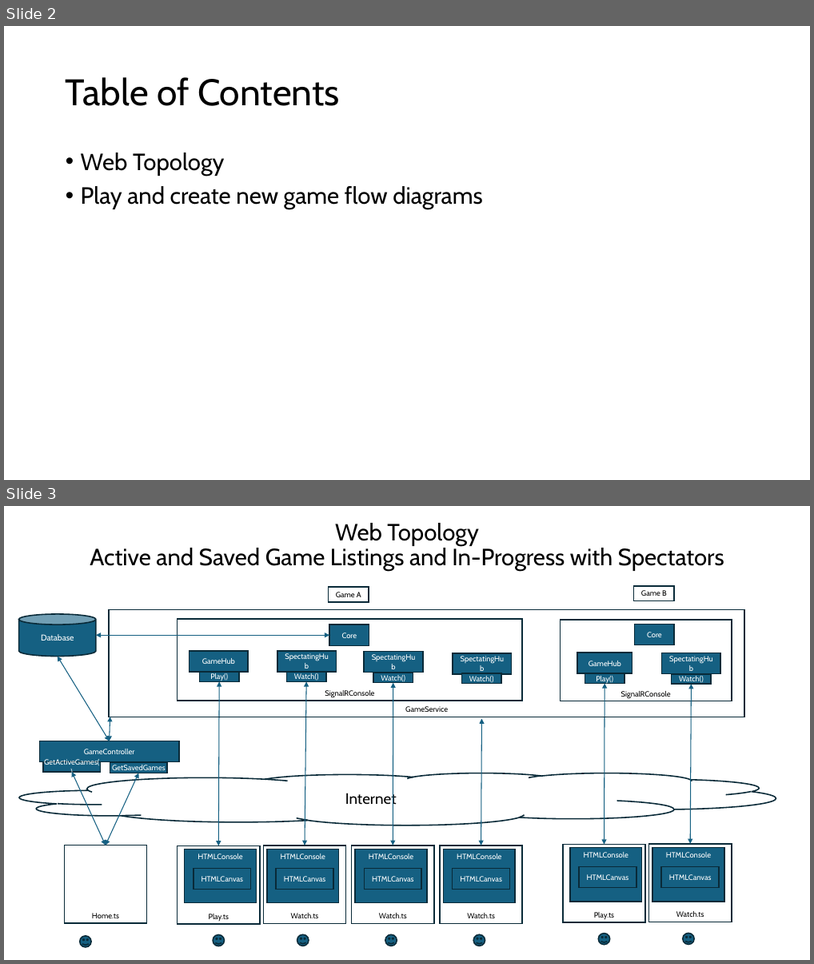
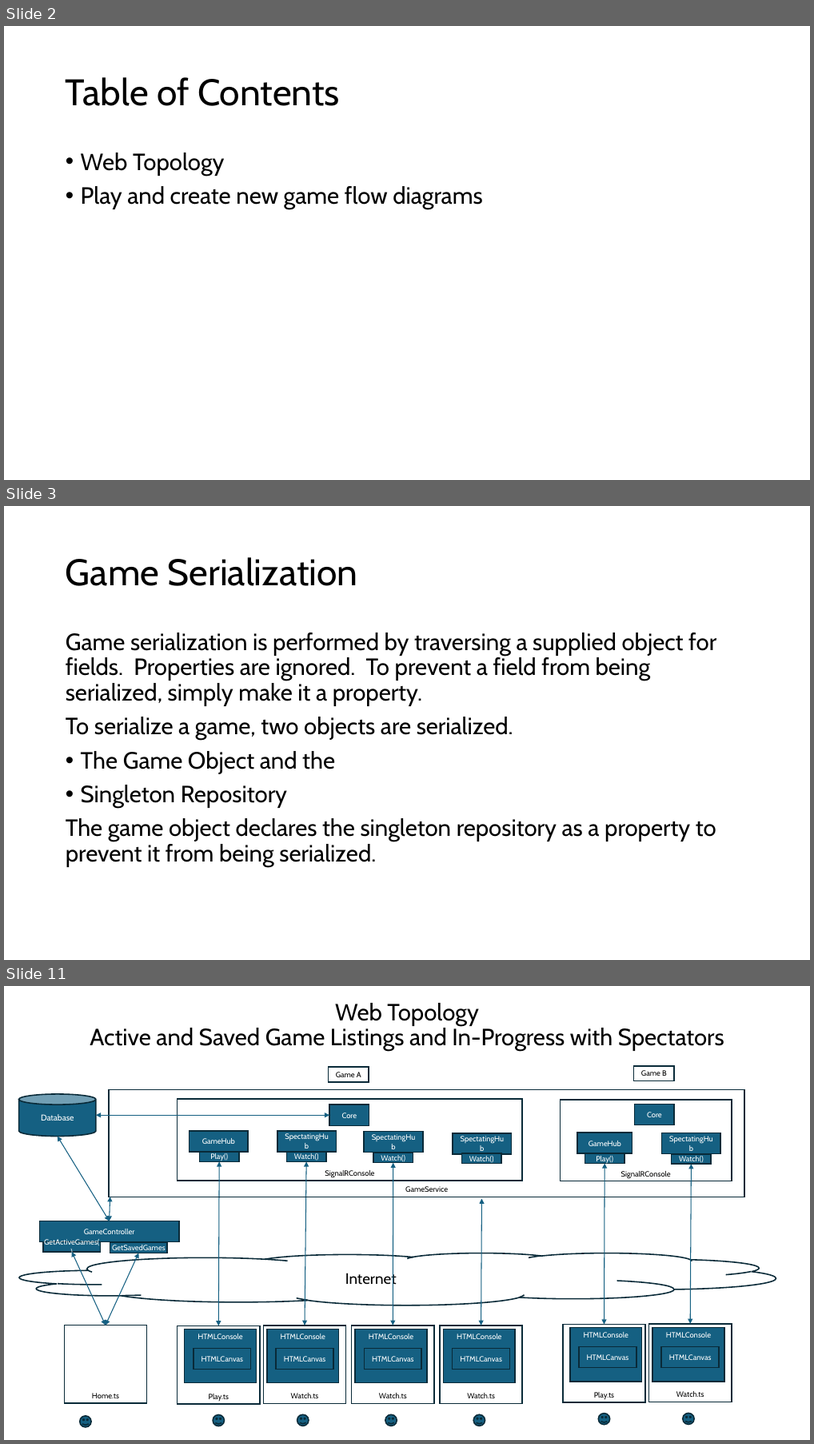
Before and after one commit to marcjohnston/AngbandOS, a slide deck: Documents/Object Property Design and Binding.pptx. Shown one above the other, each under a label of ours: slides 2 and 3 before the commit, slides 2, 3 and 11 after it; the slides between them are not shown. The pictures are 814x964 and 814x1444 pixels, drawn with LibreOffice and Linux fonts; fonts in the diff are those of the drawing. Boxes give left, top, right and bottom in pixels: in the first picture for what was removed or moved away, otherwise in the second. Text is boxed around its words. In the diff, an @@ line names an element or a change of style, - is before the commit and + after.

Commit message:
Updated the Powerpoint with serialization details.

```diff
--- a/Documents/Object Property Design and Binding.pptx
+++ b/Documents/Object Property Design and Binding.pptx
@@ slide 3 added at (4, 506, 810, 960), background #FFFFFF @@
@@ title added at (66, 557, 358, 586), 44 pt, text #000000 @@
+Game Serialization
@@ text added at (66, 632, 717, 867), 28 pt, text #000000 @@
+Game serialization is performed by traversing a supplied object for fields. Properties are ignored. To prevent a field from being serialized, simply make it a property.
+To serialize a game, two objects are serialized.
+• The Game Object and the
+• Singleton Repository
+The game object declares the singleton repository as a property to prevent it from being serialized.
@@ what was slide 3 is now slide 11 @@
```
Also in this commit, not shown: 7 other slides added, 1 other file.
